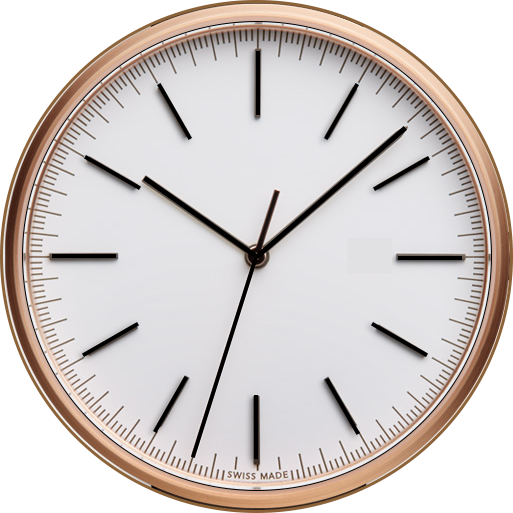
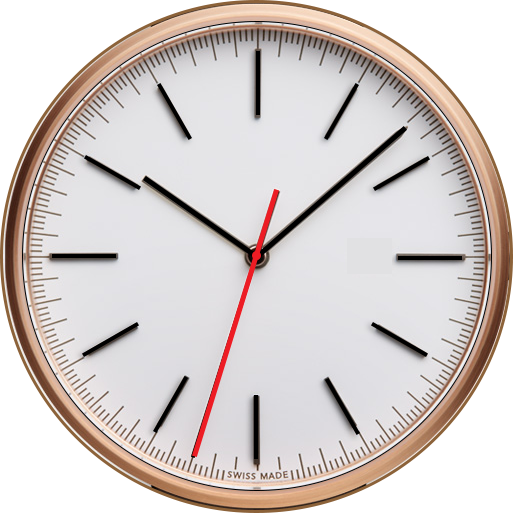
Comparing the layer stacks of the two 513px x 513px images. Changes:
added layer "Ellipse 1" above "Rectangle 1" over [192, 189, 279, 457]
